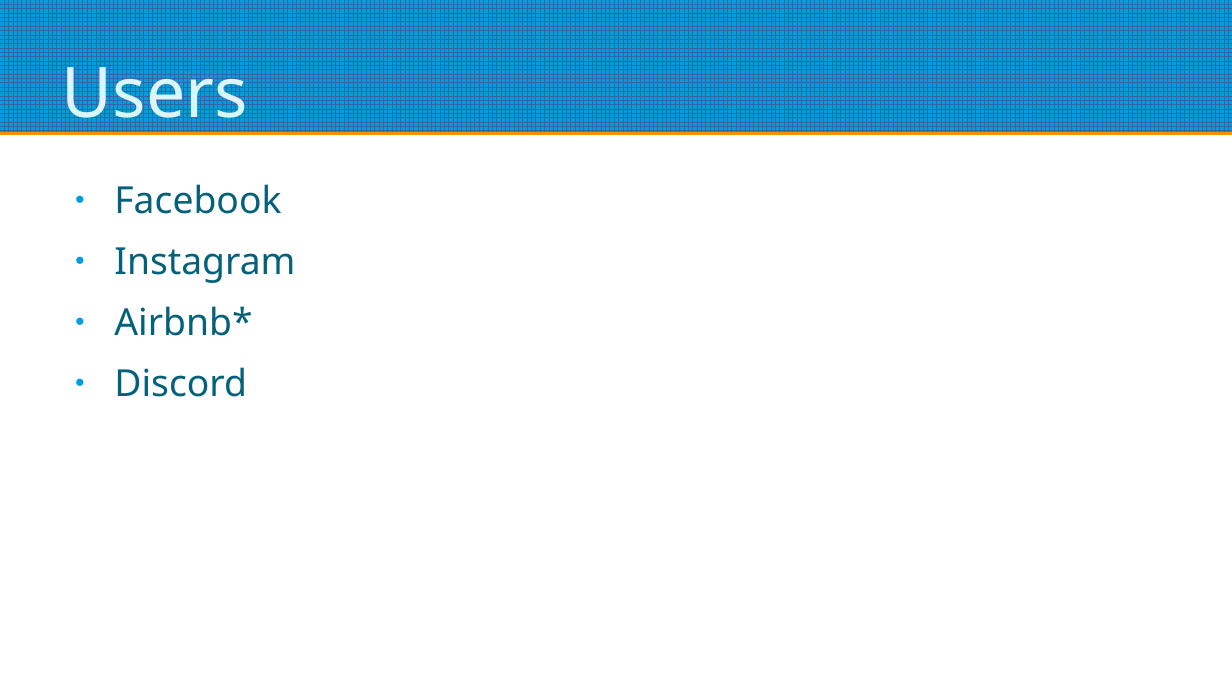
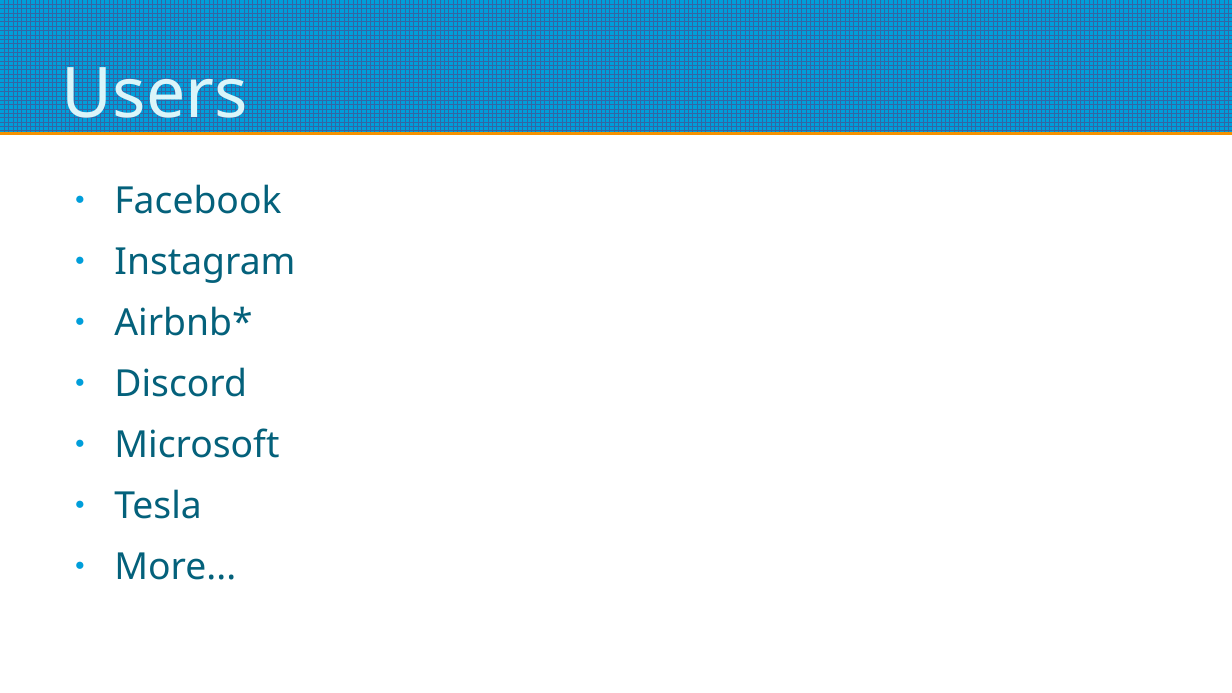
Before and after one commit to refsigregory/react-native-starter-lesson, a slide deck: slide 4 of docs/React Native Starter.odp. Drawn at 1232x693 pixels with LibreOffice and Linux fonts; fonts in the diff are those of the drawing. Boxes give left, top, right and bottom in pixels: in the first picture for what was removed or moved away, otherwise in the second. Text is boxed around its words. In the diff, an @@ line names an element or a change of style, - is before the commit and + after.

```diff
--- a/docs/React Native Starter.odp
+++ b/docs/React Native Starter.odp
@@ text at (114,428,279,580): paragraphs added @@
+● Microsoft
+● Tesla
+● More...
```
Also in this commit, not shown: 8 other slides changed, 6 slides added, 5 slides removed.
